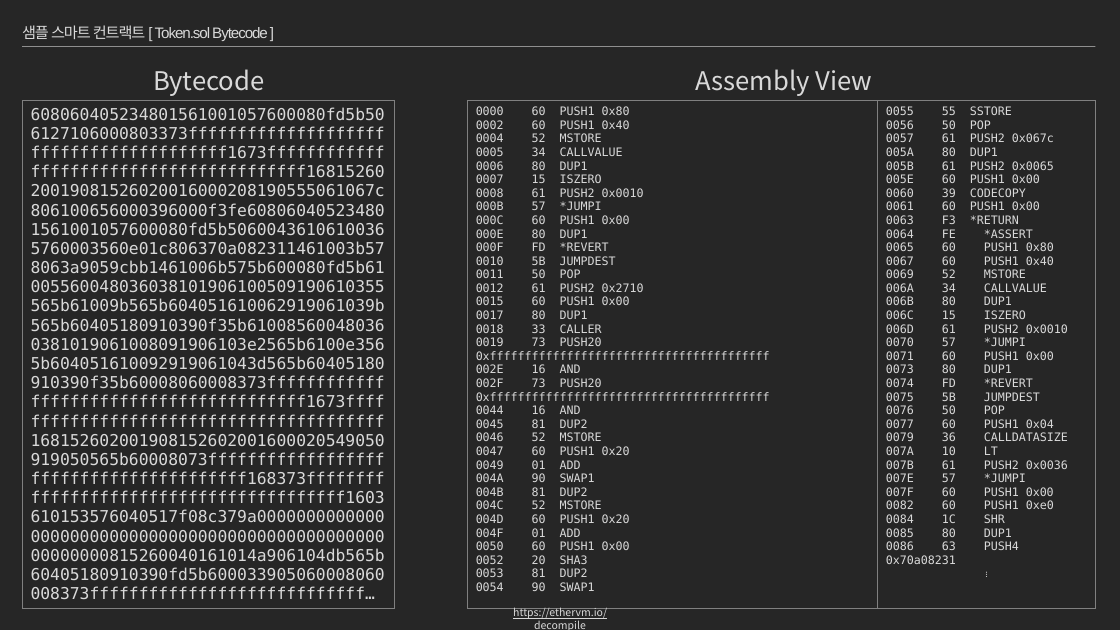
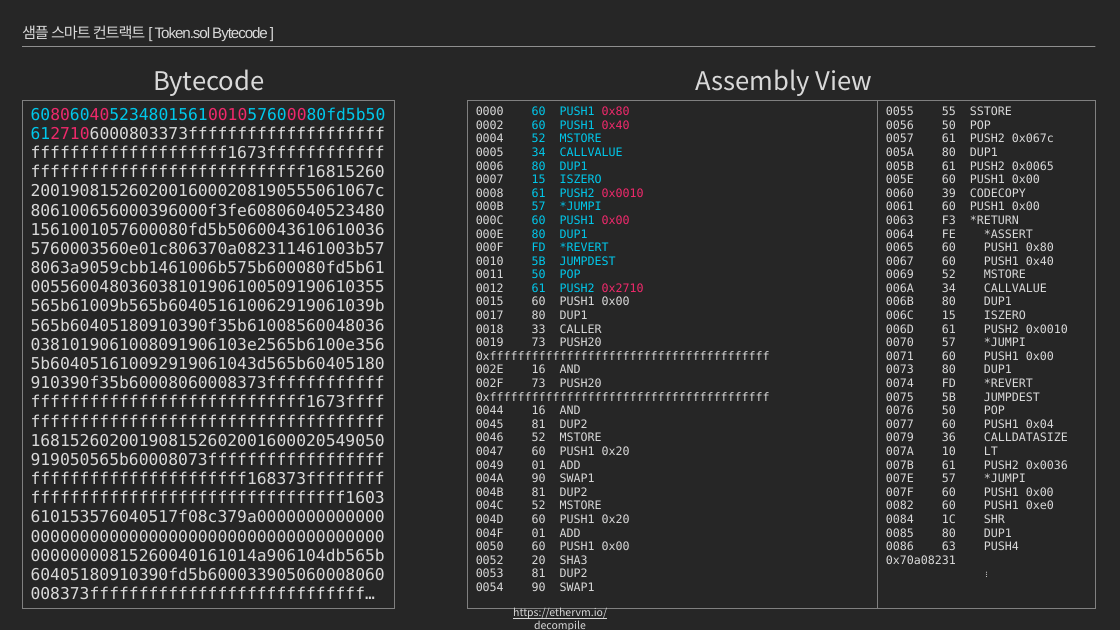
Before and after one commit to moss0801/blockchain-doc, a slide deck: slide 19 of General/Blockchain Part2.pptx. Drawn at 1120x630 pixels with LibreOffice and Linux fonts; fonts in the diff are those of the drawing. Boxes give left, top, right and bottom in pixels: in the first picture for what was removed or moved away, otherwise in the second. Text is boxed around its words. In the diff, an @@ line names an element or a change of style, - is before the commit and + after.

```diff
--- a/General/Blockchain Part2.pptx
+++ b/General/Blockchain Part2.pptx
@@ table at box(22, 101, 1096, 595) @@
@@ text colour #D9D9D9 to #00C8EB in "608060405234801561001057600080fd5b506127106000803373ffffffff ...", "60 PUSH1 60 PUSH1 52 MSTORE 34 ..." @@
@@ text colour #D9D9D9 to #EF296B in "608060405234801561001057600080fd5b506127106000803373ffffffff ...", "0x80 0x40 0x0010 0x00 0x2710" @@
```
Also in this commit, not shown: 14 other slides changed, 19 slides added, 11 slides removed.
